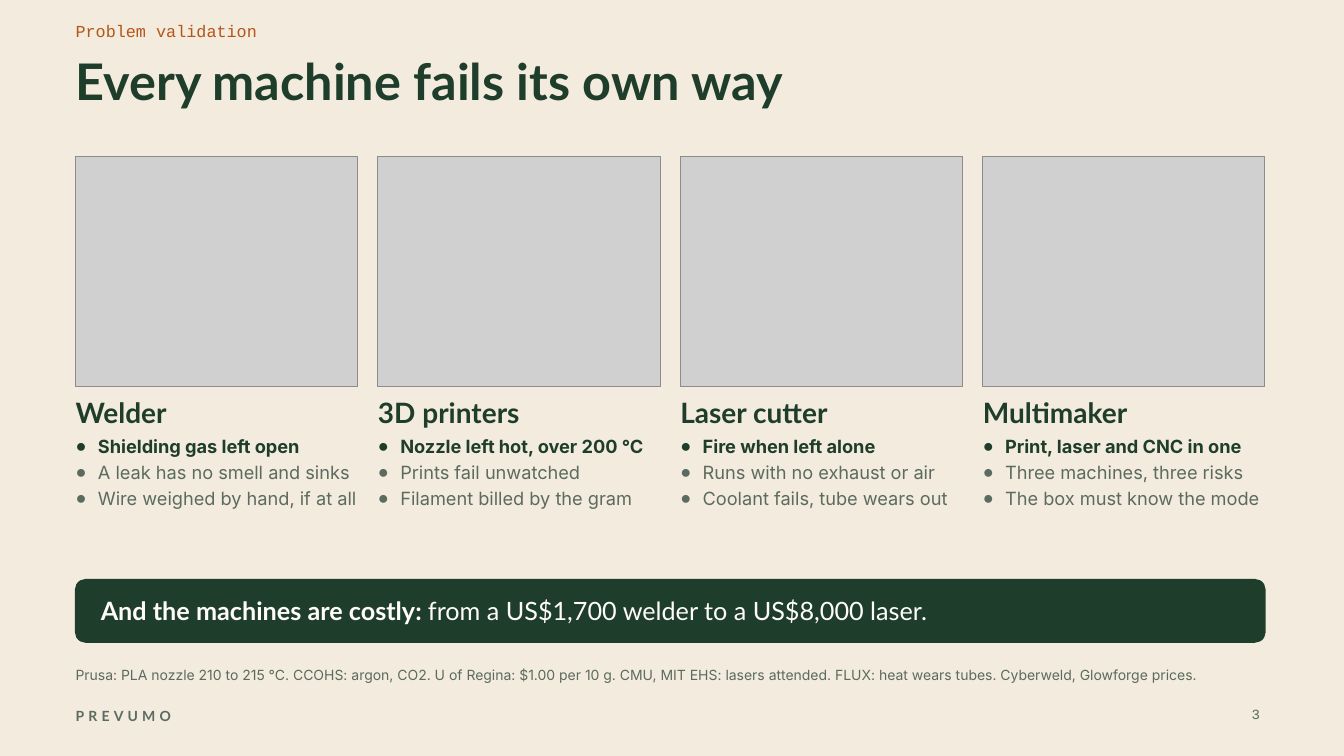
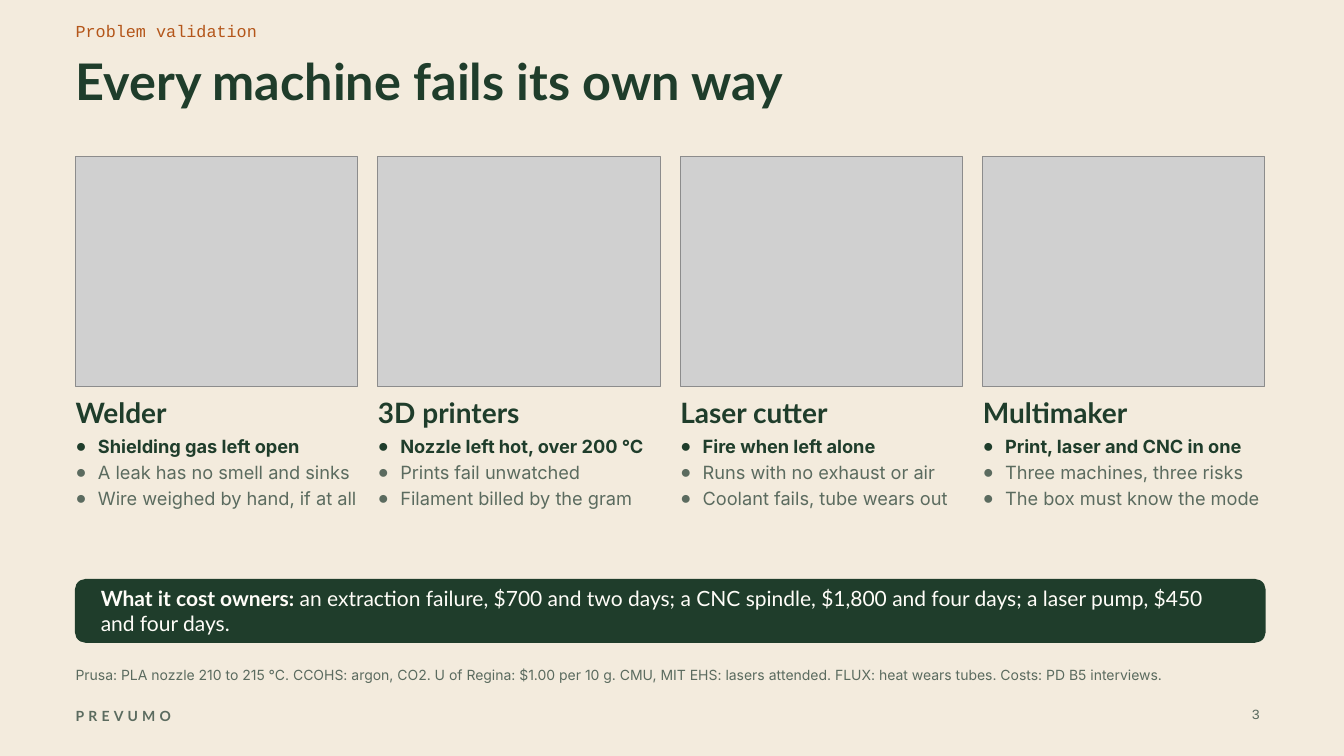
Before and after one commit to WAHB22/wahbs-world, a slide deck: slide 3 of prevumo/deliverables/final/PREVUMO-final.pptx. Drawn at 1344x756 pixels with LibreOffice and Linux fonts; fonts in the diff are those of the drawing; grey boxes stand for pictures. Boxes give left, top, right and bottom in pixels: in the first picture for what was removed or moved away, otherwise in the second. Text is boxed around its words. In the diff, an @@ line names an element or a change of style, - is before the commit and + after.

```diff
--- a/prevumo/deliverables/final/PREVUMO-final.pptx
+++ b/prevumo/deliverables/final/PREVUMO-final.pptx
@@ text at <box>101,589,1203,635</box>: text changed; size 18 to 15 pt @@
-And the machines are costly: from a US$1,700 welder to a US$8,000 laser.
+What it cost owners: an extraction failure, $700 and two days; a CNC spindle, $1,800 and four days; a laser pump, $450 and four days.
@@ text at <box>76,668,1162,683</box>: text changed @@
-Prusa: PLA nozzle 210 to 215 °C. CCOHS: argon, CO2. U of Regina: $1.00 per 10 g. CMU, MIT EHS: lasers attended. FLUX: heat wears tubes. Cyberweld, Glowforge prices.
+Prusa: PLA nozzle 210 to 215 °C. CCOHS: argon, CO2. U of Regina: $1.00 per 10 g. CMU, MIT EHS: lasers attended. FLUX: heat wears tubes. Costs: PD B5 interviews.
```
Also in this commit, not shown: 6 other slides changed, 3 slides added, 3 slides removed, 11 other files.
